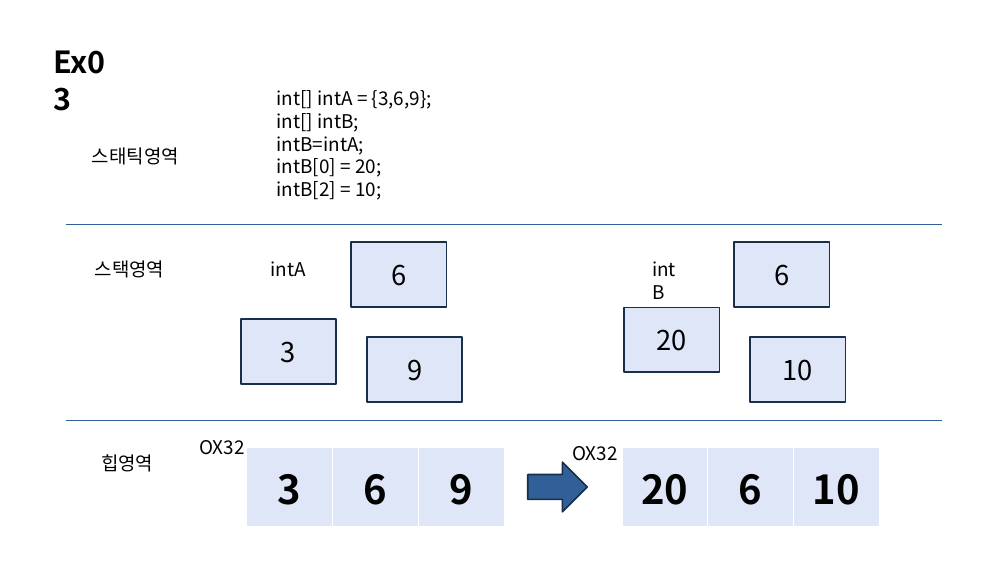
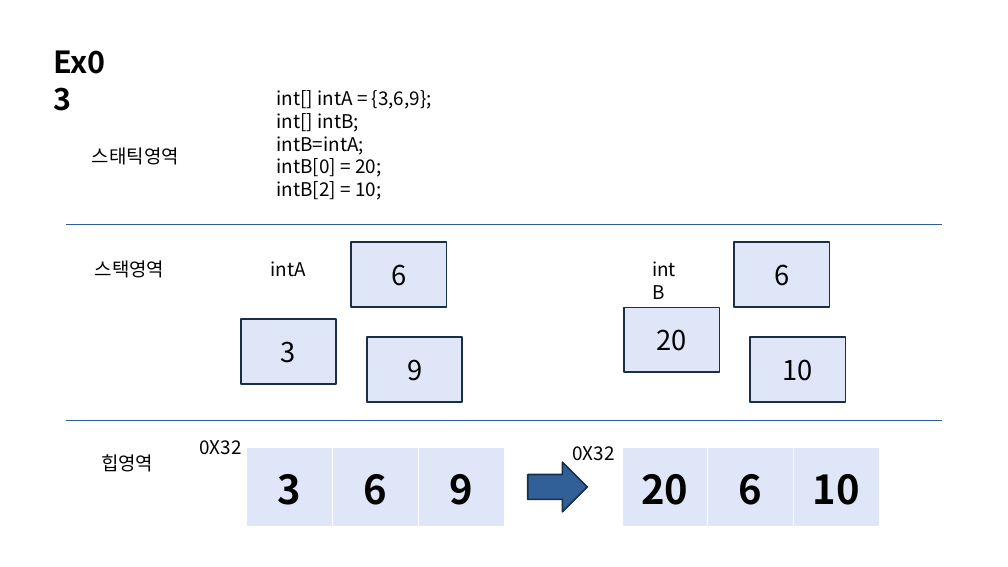
Before and after one commit to rlatjgus960/Practice04, a slide deck: slide 3 of src/com/javaex/practice/메모리맵.pptx. Drawn at 1008x567 pixels with LibreOffice and Linux fonts; fonts in the diff are those of the drawing. Boxes give left, top, right and bottom in pixels: in the first picture for what was removed or moved away, otherwise in the second. Text is boxed around its words. In the diff, an @@ line names an element or a change of style, - is before the commit and + after.

```diff
--- a/src/com/javaex/practice/메모리맵.pptx
+++ b/src/com/javaex/practice/메모리맵.pptx
@@ text at (199, 440, 241, 455): text changed @@
-OX32
+0X32
@@ text at (572, 446, 614, 461): text changed @@
-OX32
+0X32
```
Also in this commit, not shown: 7 other slides changed.
